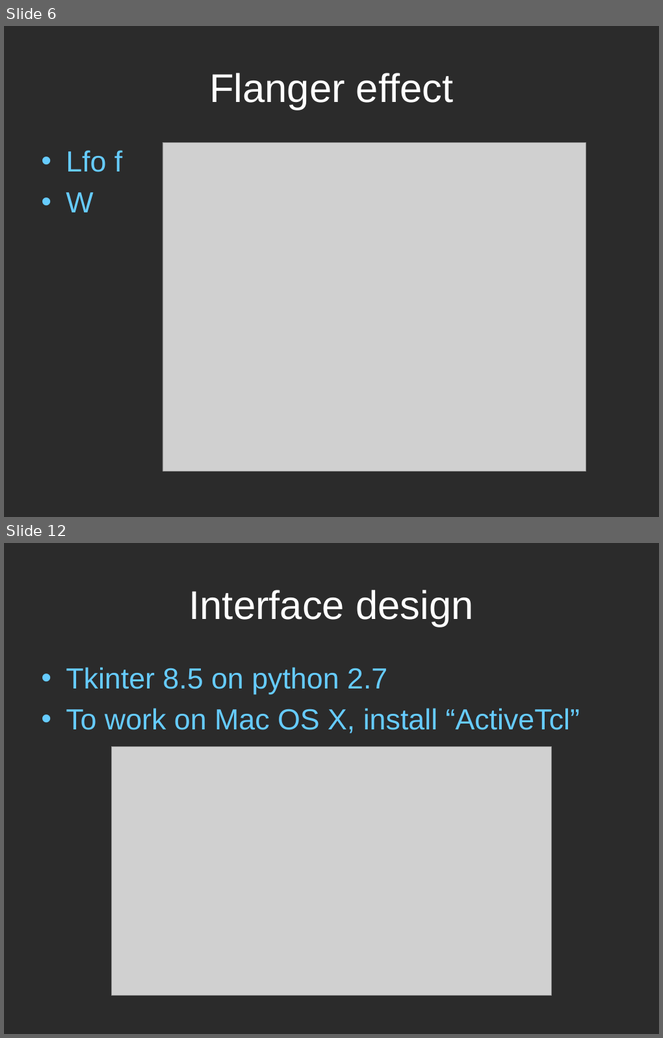
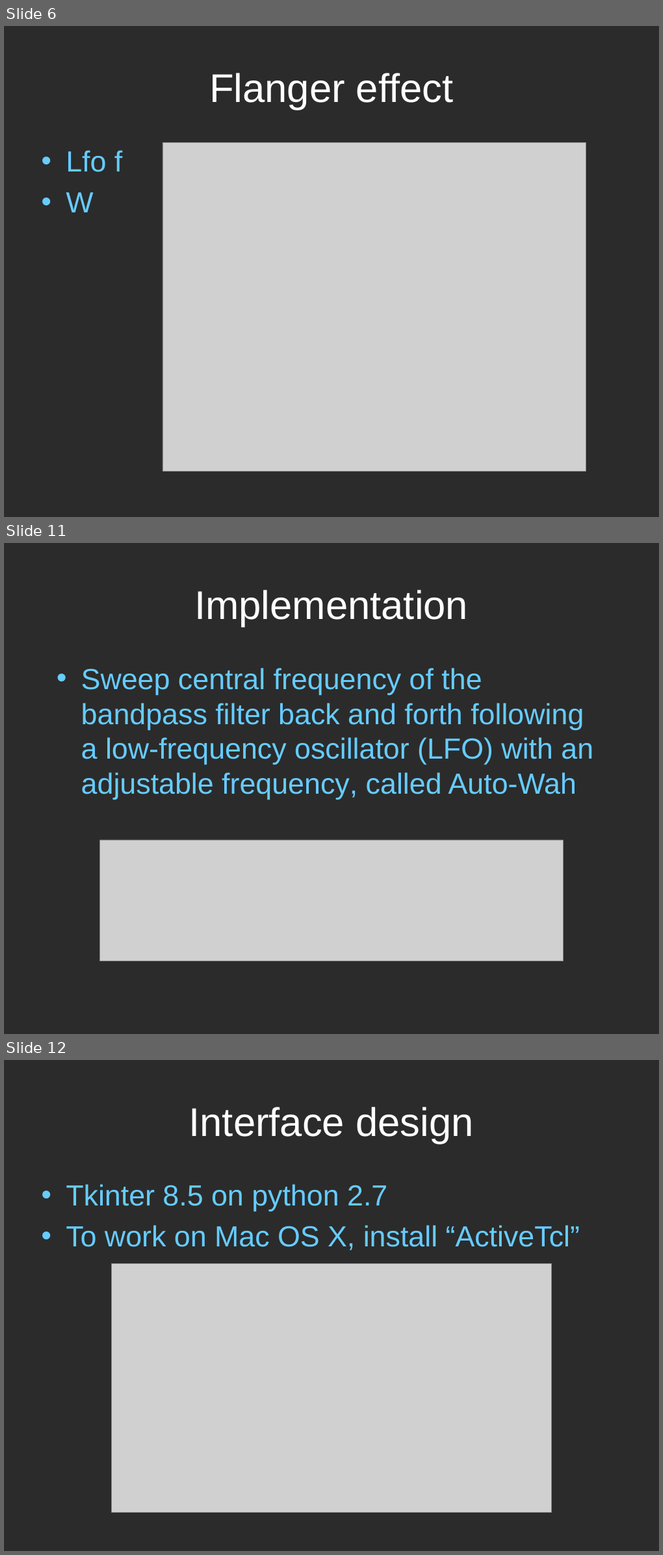
Before and after one commit to inteljack/EL6183-Digital-Signal-Processing-Lab-2015-Fall, a slide deck: project/jason/ppt.pptx. Shown one above the other, each under a label of ours: slides 6 and 12 before the commit, slides 6, 11 and 12 after it; the slides between them are not shown. The pictures are 663x1038 and 663x1555 pixels, drawn with LibreOffice and Linux fonts; fonts in the diff are those of the drawing; grey boxes stand for pictures; background and template pictures are left out; a plain dark background stands for a picture behind light text. Boxes give left, top, right and bottom in pixels: in the first picture for what was removed or moved away, otherwise in the second. Text is boxed around its words. In the diff, an @@ line names an element or a change of style, - is before the commit and + after.

```diff
--- a/project/jason/ppt.pptx
+++ b/project/jason/ppt.pptx
@@ slide 11 added at (4, 543, 659, 1034), background picture (left out) @@
@@ title added at (194, 590, 468, 627), 62.6 pt, text #FFFFFF @@
+Implementation
@@ text added at (81, 668, 594, 800), 45.5 pt, text #66CCFF @@
+• Sweep central frequency of the bandpass filter back and forth following a low-frequency oscillator (LFO) with an adjustable frequency, called Auto-Wah
@@ picture added at (100, 840, 564, 962) @@
```
Also in this commit, not shown: 9 slides changed, 1 slide removed, 8 other files.
